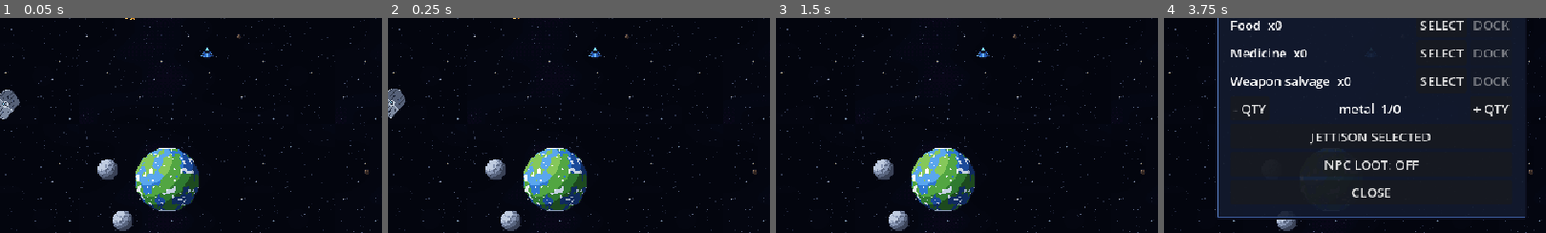
Above: before the commit, frames 1-4 (left to right).
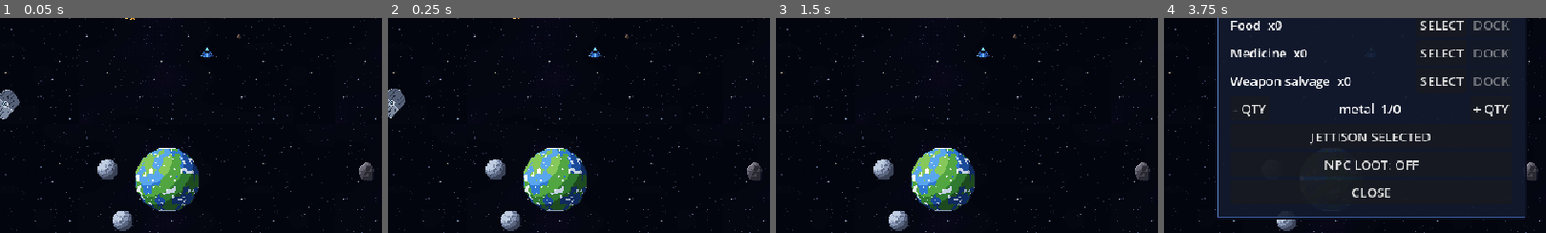
Above: after the commit, the same moments.

Repository: DARTVADER1-DROID/Star-Forge
Game: Godot game, scene res://scenes/main.tscn
Same seed, same stepped clock (60 frames per second), same inputs: the game is played once before the commit and once after it.
Inputs:
- Up to frame 1 (0.05 s): no input
- Up to frame 2 (0.25 s): no input
- Up to frame 3 (1.5 s): click "BOOST" at 0.5 s; click "FIRE" at 1.25 s
- Up to frame 4 (3.75 s): click "LOOT" at 2 s; click "FTL" at 2.75 s; click "BAG" at 3.5 s
The pictures show only the part of the screen within x 23-73%, y 42-92%; the shares and areas given below are measured in that part.

The runs differ from the first frame. In frame 1, 0.2% of the frame differs, in the area x 94-98%, y 67-76%; in frame 2, 0.2%; in frame 3, 0.2%; in frame 4, 0.2%.

Commit message:
Tighten parallax layer ordering and integrate full asteroid art set

Diff:
--- a/scenes/main.tscn
+++ b/scenes/main.tscn
@@ -13,7 +13,7 @@
 script = ExtResource("1_world")
 
 [node name="ParallaxBackground" type="ParallaxBackground" parent="."]
-z_index = -100
+layer = -1
 script = ExtResource("5_starfield")
 
 [node name="PlayerShip" type="CharacterBody2D" parent="."]
--- a/scripts/world/asteroid.gd
+++ b/scripts/world/asteroid.gd
@@ -5,7 +5,16 @@
 var _sprite: Sprite2D
 
 func _ready() -> void:
-    var sprite_names := ["asteroid_small_01.png","asteroid_small_02.png","asteroid_small_03.png","asteroid_large_01.png"]
+    var sprite_names := [
+        "asteroid_small_01.png",
+        "asteroid_small_02.png",
+        "asteroid_small_03.png",
+        "asteroid_large_01.png",
+        "asteroid_large_02.png",
+        "asteroid_large_03.png",
+        "asteroid_large_04.png",
+        "asteroid_ore_32.png"
+    ]
     var random := RandomNumberGenerator.new()
     random.randomize()
     var texture := AssetLibrary.load_texture(sprite_names[random.randi_range(0,sprite_names.size()-1)])
--- a/scripts/world/world.gd
+++ b/scripts/world/world.gd
@@ -1,7 +1,6 @@
 extends Node2D
 class_name StarForgeWorld
 
-const STAR_COUNT := 110
 const NPC_SCENE: PackedScene = preload("res://scenes/npc_ship.tscn")
 const DROP_SCENE: PackedScene = preload("res://scenes/cargo_drop.tscn")
 
--- a/tests/test_runner.gd
+++ b/tests/test_runner.gd
@@ -204,7 +204,7 @@
     var game := packed.instantiate()
     add_child(game)
     await get_tree().process_frame
-    for node_name: String in ["PlayerShip","HUDLayer","HUDLayer/HUD","ProjectilePool","NPCs","Obstacles","CargoDrops"]:
+    for node_name: String in ["ParallaxBackground","PlayerShip","HUDLayer","HUDLayer/HUD","ProjectilePool","NPCs","Obstacles","CargoDrops"]:
         if game.get_node_or_null(node_name) == null:
             failures.append("Main scene missing node: " + node_name)
     var hud := game.get_node("HUDLayer/HUD") as TouchHUD
